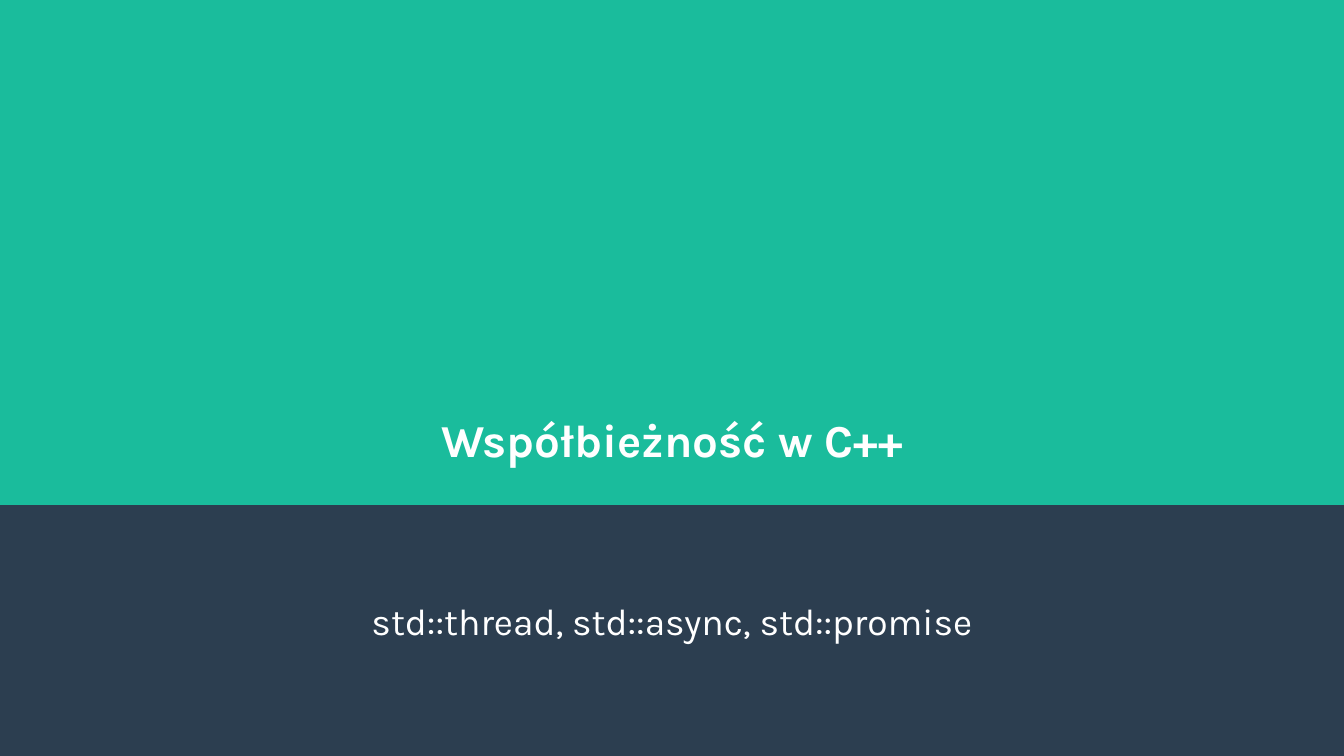
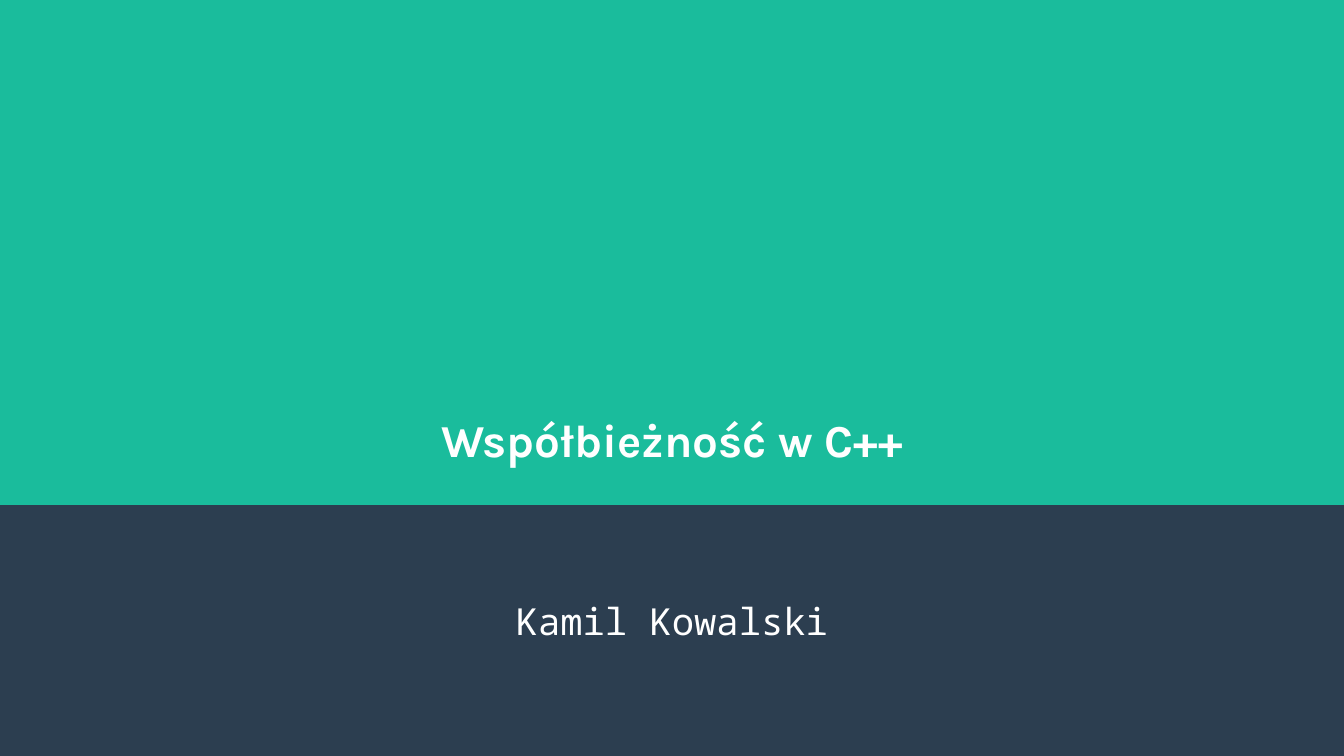
Before and after one commit to Crustacean1/Nitkowce, a slide deck: slide 1 of Prezka/Threads.odp. Drawn at 1344x756 pixels with LibreOffice and Linux fonts; fonts in the diff are those of the drawing. Boxes give left, top, right and bottom in pixels: in the first picture for what was removed or moved away, otherwise in the second. Text is boxed around its words. In the diff, an @@ line names an element or a change of style, - is before the commit and + after.

```diff
--- a/Prezka/Threads.odp
+++ b/Prezka/Threads.odp
@@ subtitle at (x1=516, y1=606, x2=828, y2=636): text changed; font Karla to Noto Sans Mono @@
-std::thread, std::async, std::promise
+Kamil Kowalski
```
Also in this commit, not shown: 4 other slides changed, 9 slides added, 3 slides removed.
